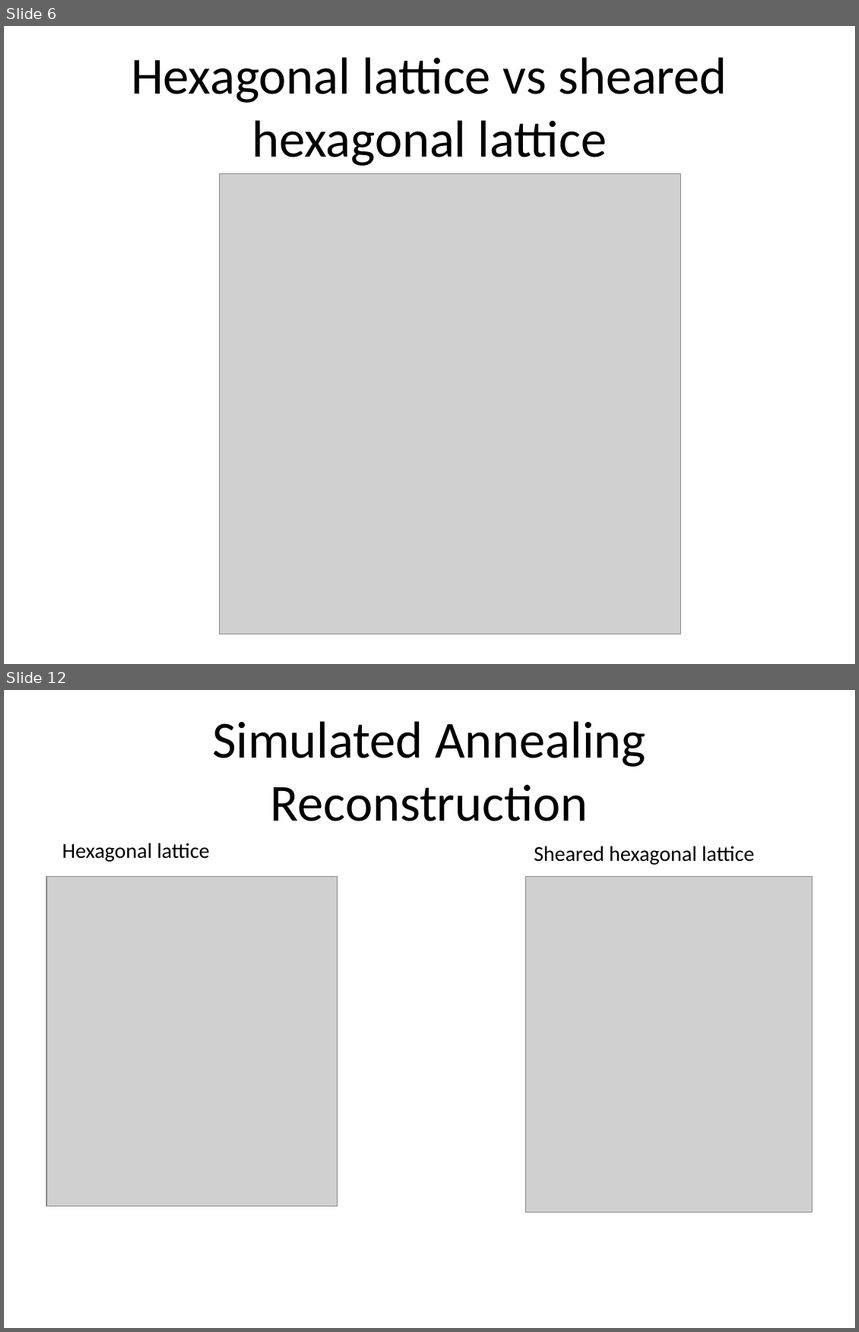
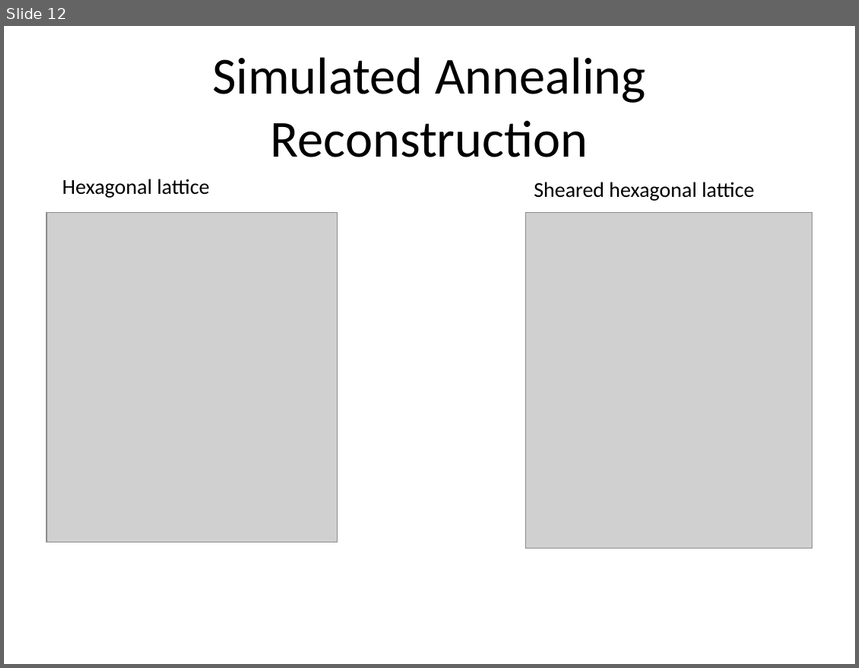
Before and after one commit to zestrada/atomicscalesimulationgroup2, a slide deck: Presentation/FinalPresentation.pptx. Shown one above the other, each under a label of ours: slides 6 and 12 before the commit, slide 12 after it; the slides between them are not shown. The pictures are 859x1332 and 859x668 pixels, drawn with LibreOffice and Linux fonts; fonts in the diff are those of the drawing; grey boxes stand for pictures. Boxes give left, top, right and bottom in pixels: in the first picture for what was removed or moved away, otherwise in the second. Text is boxed around its words. In the diff, an @@ line names an element or a change of style, - is before the commit and + after.

```diff
--- a/Presentation/FinalPresentation.pptx
+++ b/Presentation/FinalPresentation.pptx
@@ slide 6 removed at box(4, 26, 855, 664), background #FFFFFF @@
@@ text removed at box(131, 57, 727, 166) @@
-Hexagonal lattice vs sheared hexagonal lattice
@@ picture removed at box(219, 173, 680, 635) @@
```
Also in this commit, not shown: 7 slides changed, 4 slides added, 4 other slides removed.
